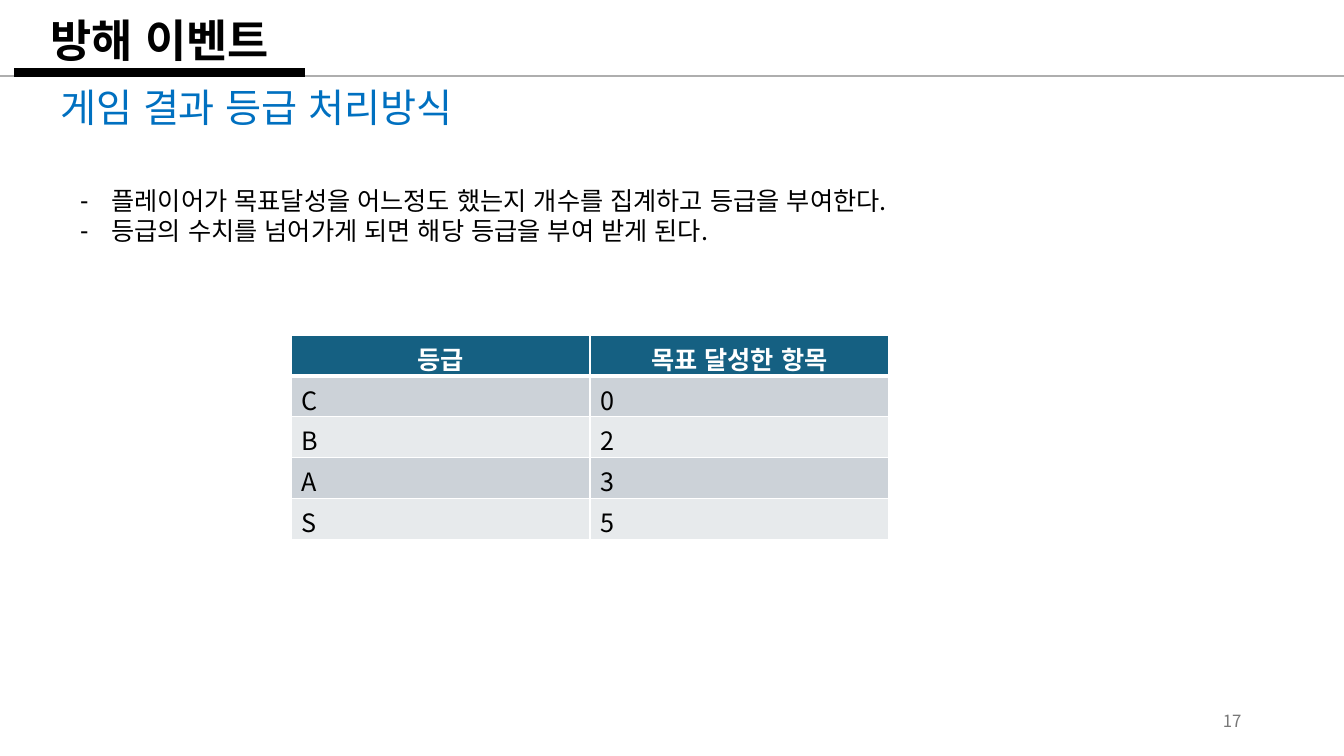
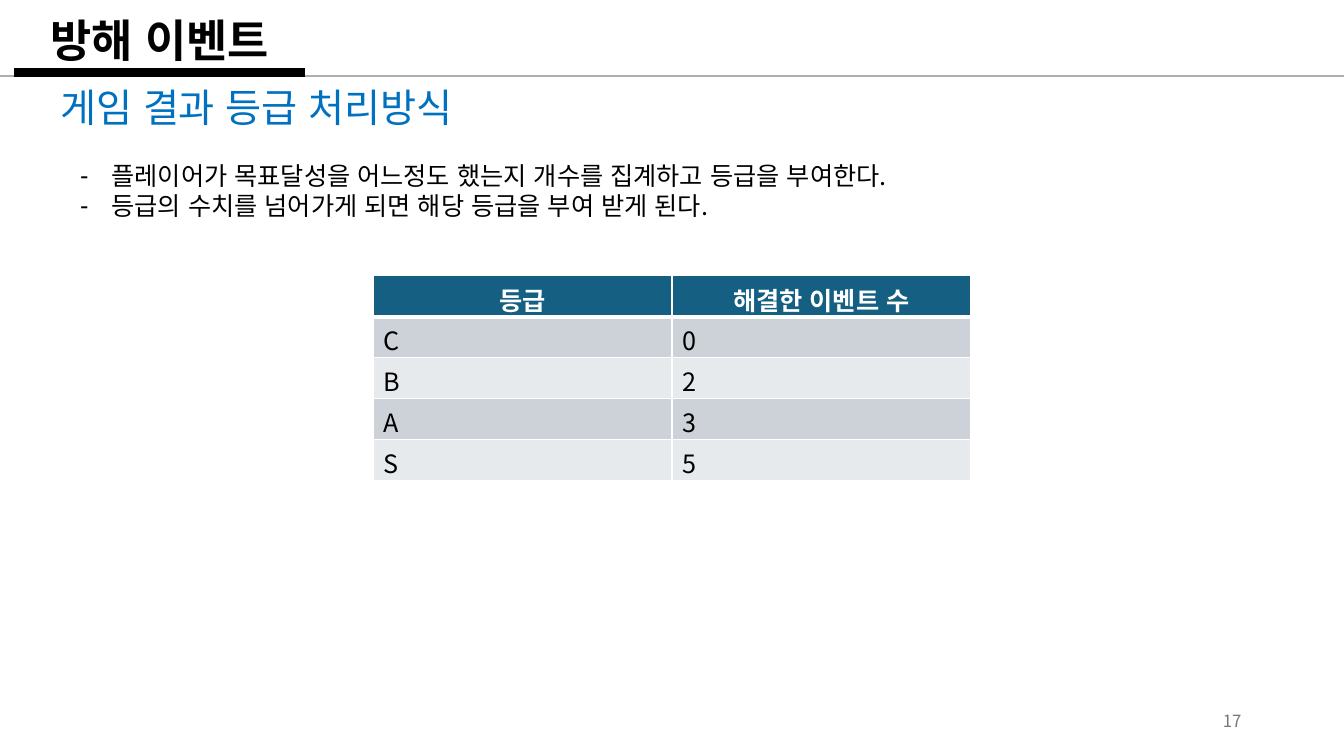
Before and after one commit to weariness00/Mandle_10Minute_Game, a slide deck: slide 17 of document/Please Leave me alone!.pptx. Drawn at 1344x756 pixels with LibreOffice and Linux fonts; fonts in the diff are those of the drawing. Boxes give left, top, right and bottom in pixels: in the first picture for what was removed or moved away, otherwise in the second. Text is boxed around its words. In the diff, an @@ line names an element or a change of style, - is before the commit and + after.

```diff
--- a/document/Please Leave me alone!.pptx
+++ b/document/Please Leave me alone!.pptx
@@ text "플레이어가 목표달성을 어느정도 했는지 개수를 ...": place and size @@
-text "플레이어가 목표달성을 어느정도 했는지 개수를 ..." at [112, 189, 887, 242]
+text "플레이어가 목표달성을 어느정도 했는지 개수를 ..." at [112, 164, 887, 217]
@@ table at [373, 276, 970, 481] @@
-row 1, column 2: 목표 달성한 항목
+row 1, column 2: 해결한 이벤트 수
@@ table: place and size @@
-table at [291, 335, 888, 539]
+table at [373, 276, 970, 481]
```
Also in this commit, not shown: 3 other slides changed, 3 other files.
